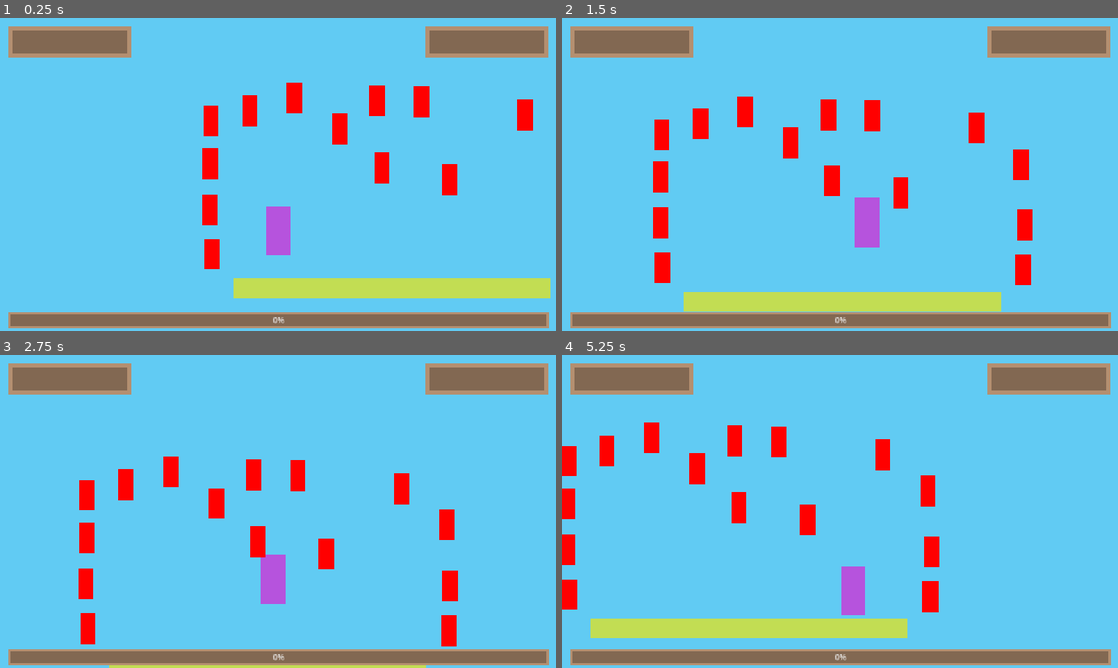
Above: before the commit, frames 1-4 (two rows, left to right).
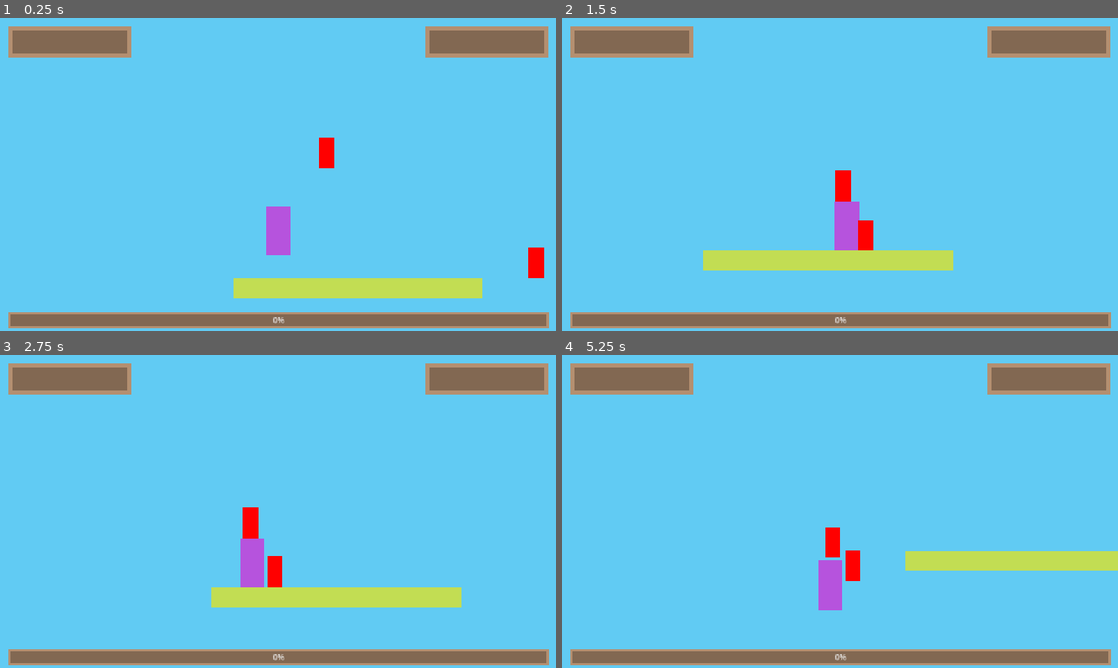
Above: after the commit, the same moments.

Repository: LightningBBB/Ballistic-Bouncer
Game: Godot game, scene res://scenes/level_tut.tscn
The game is run twice, just before and just after one commit, with the same random seed, the same clock (stepped at 60 frames per second) and the same inputs.
Inputs:
- Up to frame 1 (0.25 s): no input
- Up to frame 2 (1.5 s): hold D (move_right) from 0.53 s (still down); tap Space (jump) at 0.77 s
- Up to frame 3 (2.75 s): tap Space (jump) at 1.52 s; release D (move_right) at 2.03 s; hold A (move_left) from 2.03 s (still down)
- Up to frame 4 (5.25 s): release A (move_left) at 2.78 s; hold D (move_right) 2.78-4.28 s; tap Space (jump) at 3.02, 3.77, 4.52 s; hold A (move_left) 4.28-5.03 s; hold D (move_right) from 5.03 s (still down)

The runs differ from the first frame. In frame 1, 4.6% of the frame differs, in the area x 36-99%, y 20-90%; in frame 2, 12%, in the area x 16-85%, y 25-94%; in frame 3, 8.4%; in frame 4, 11%.

Commit message:
uif67i5y

Diff:
--- a/scenes/level_tut.tscn
+++ b/scenes/level_tut.tscn
@@ -6,6 +6,8 @@
 
 [sub_resource type="RectangleShape2D" id="RectangleShape2D_etpoh"]
 size = Vector2(1315, 81)
+
+[sub_resource type="TileSet" id="TileSet_pkorr"]
 
 [node name="level_tut" type="Node2D"]
 
@@ -31,7 +33,7 @@
 [node name="ColorRect" type="ColorRect" parent="Platform"]
 offset_left = -31.0
 offset_top = 581.0
-offset_right = 1284.0
+offset_right = 1004.0
 offset_bottom = 662.0
 color = Color(0.764706, 0.870588, 0.329412, 1)
 
@@ -39,43 +41,7 @@
 position = Vector2(1377, 490)
 
 [node name="Enemy2" parent="." instance=ExtResource("3_pkorr")]
-position = Vector2(-119, 481)
+position = Vector2(508, 27)
 
-[node name="Enemy3" parent="." instance=ExtResource("3_pkorr")]
-position = Vector2(1383, 305)
-
-[node name="Enemy4" parent="." instance=ExtResource("3_pkorr")]
-position = Vector2(-127, 296)
-
-[node name="Enemy5" parent="." instance=ExtResource("3_pkorr")]
-position = Vector2(-125, 105)
-
-[node name="Enemy6" parent="." instance=ExtResource("3_pkorr")]
-position = Vector2(-123, -70)
-
-[node name="Enemy7" parent="." instance=ExtResource("3_pkorr")]
-position = Vector2(38, -114)
-
-[node name="Enemy8" parent="." instance=ExtResource("3_pkorr")]
-position = Vector2(224, -166)
-
-[node name="Enemy9" parent="." instance=ExtResource("3_pkorr")]
-position = Vector2(568, -154)
-
-[node name="Enemy10" parent="." instance=ExtResource("3_pkorr")]
-position = Vector2(413, -37)
-
-[node name="Enemy11" parent="." instance=ExtResource("3_pkorr")]
-position = Vector2(750, -150)
-
-[node name="Enemy12" parent="." instance=ExtResource("3_pkorr")]
-position = Vector2(868, 171)
-
-[node name="Enemy13" parent="." instance=ExtResource("3_pkorr")]
-position = Vector2(585, 121)
-
-[node name="Enemy14" parent="." instance=ExtResource("3_pkorr")]
-position = Vector2(1181, -98)
-
-[node name="Enemy15" parent="." instance=ExtResource("3_pkorr")]
-position = Vector2(1368, 53)
+[node name="TileMapLayer" type="TileMapLayer" parent="."]
+tile_set = SubResource("TileSet_pkorr")
--- a/scenes/player.tscn
+++ b/scenes/player.tscn
@@ -7,7 +7,7 @@
 radius = 51.0
 height = 206.0
 
-[node name="Player" type="CharacterBody2D"]
+[node name="Player" type="CharacterBody2D" groups=["Player"]]
 script = ExtResource("1_3vyb7")
 bulletscene = ExtResource("2_g2els")
 
--- a/scripts/enemy.gd
+++ b/scripts/enemy.gd
@@ -1,4 +1,25 @@
 extends CharacterBody2D
+
+@export var speed = 600
+@export var gravity = 980
+
+var player:Node
+func _ready():
+	for node in get_tree().get_nodes_in_group("Player"):
+		player = node
 
 func take_damage():
 	queue_free()
+
+func _physics_process(delta):
+	var direction = player.global_position.x - global_position.x
+	if direction < 0:
+		direction = -1
+	else:
+		direction = 1
+	velocity.x = speed * direction
+
+	if  not is_on_floor():
+		velocity.y += gravity * delta
+
+	move_and_slide()
Not shown, added: Background keyboard colours.txt
Not shown: 1 places in scenes/level_tut.tscn that only renumber resources
